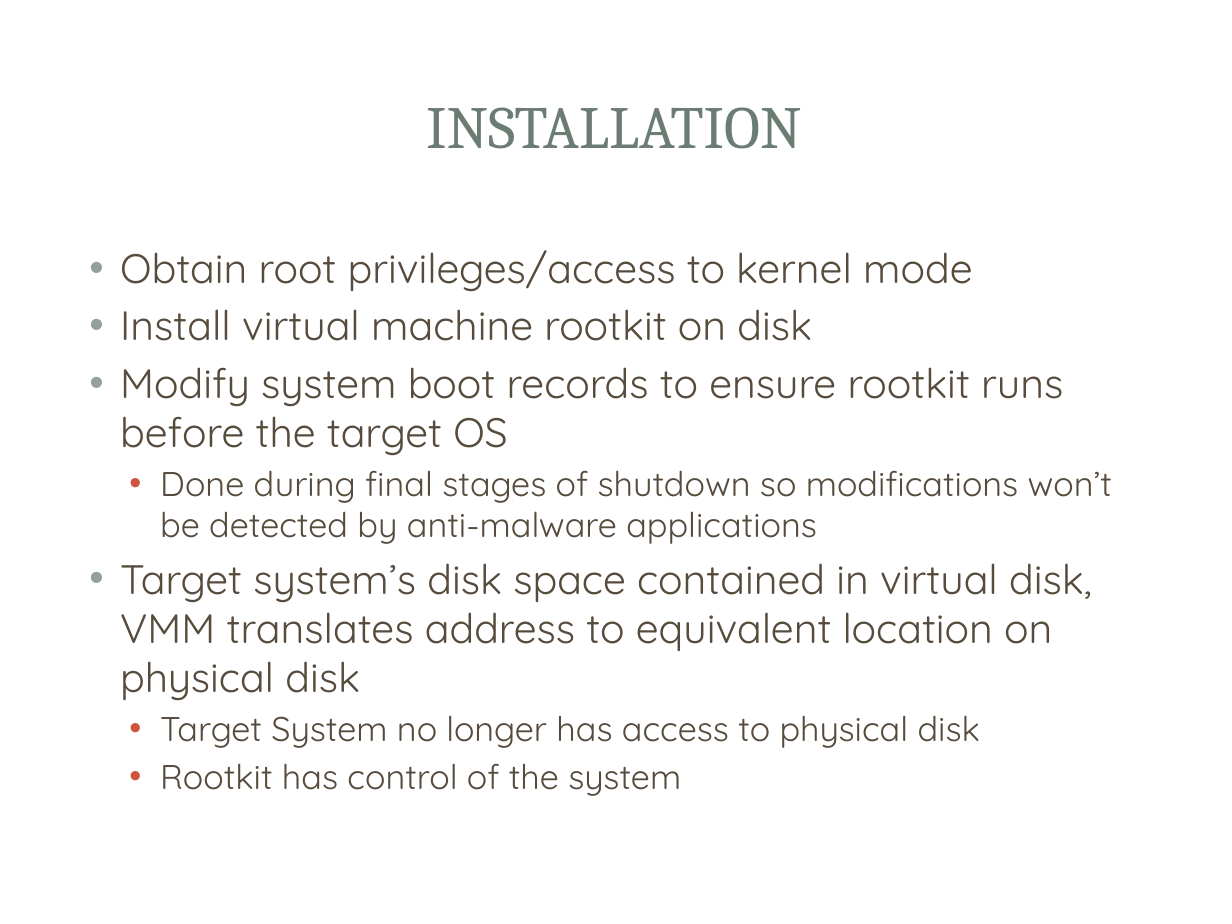
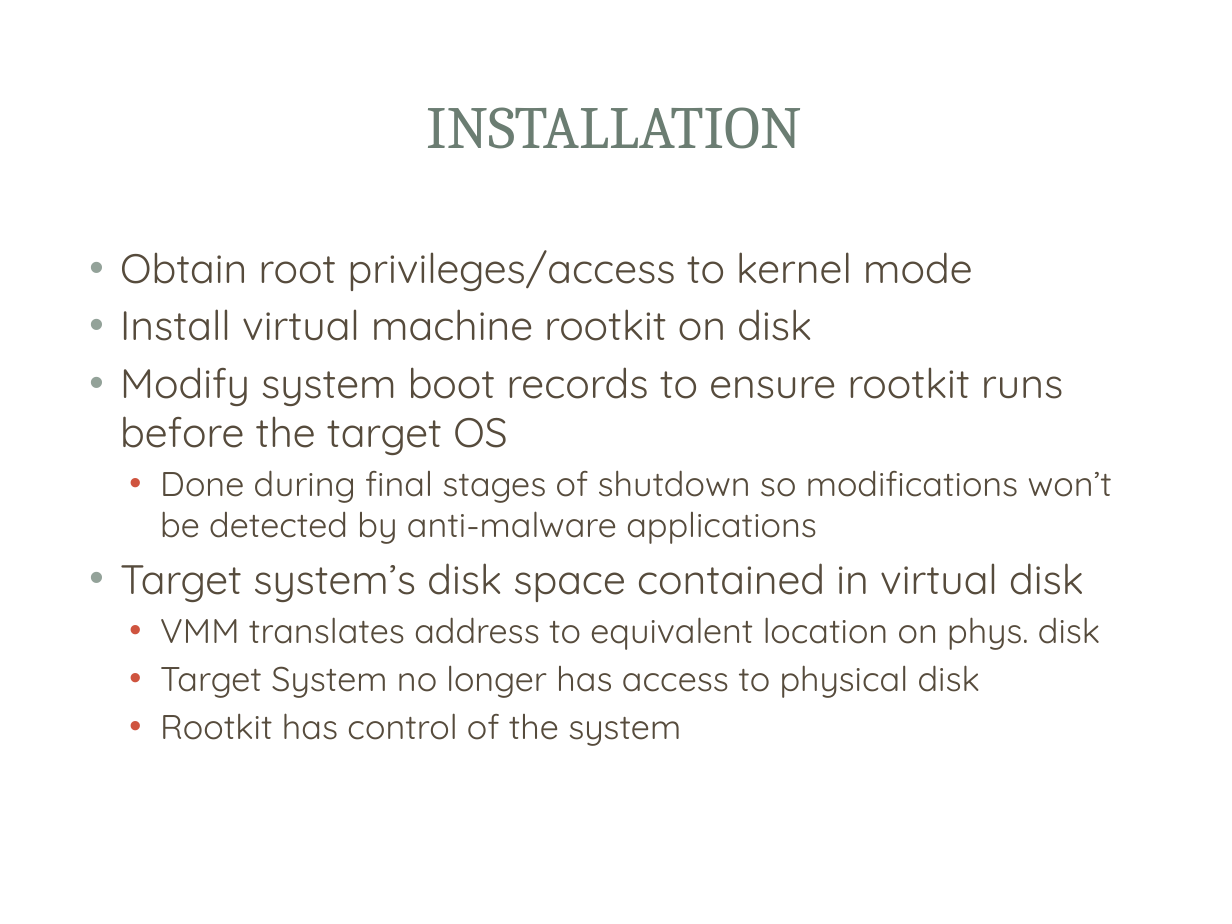
Before and after one commit to mjmalkowski11023/Computer-Security-2013, a slide deck: slide 5 of VMBR_Presentation.pptx. Drawn at 1232x924 pixels with LibreOffice and Linux fonts; fonts in the diff are those of the drawing; background and template pictures are left out. Boxes give left, top, right and bottom in pixels: in the first picture for what was removed or moved away, otherwise in the second. Text is boxed around its words. In the diff, an @@ line names an element or a change of style, - is before the commit and + after.

```diff
--- a/VMBR_Presentation.pptx
+++ b/VMBR_Presentation.pptx
@@ text at <box>120,563,1100,650</box>: text changed; size 24 to 20 pt @@
-• Target system’s disk space contained in virtual disk, VMM translates address to equivalent location on physical disk
+• Target system’s disk space contained in virtual disk
+  • VMM translates address to equivalent location on phys. disk
```
Also in this commit, not shown: 1 other slide changed, 1 slide added.
